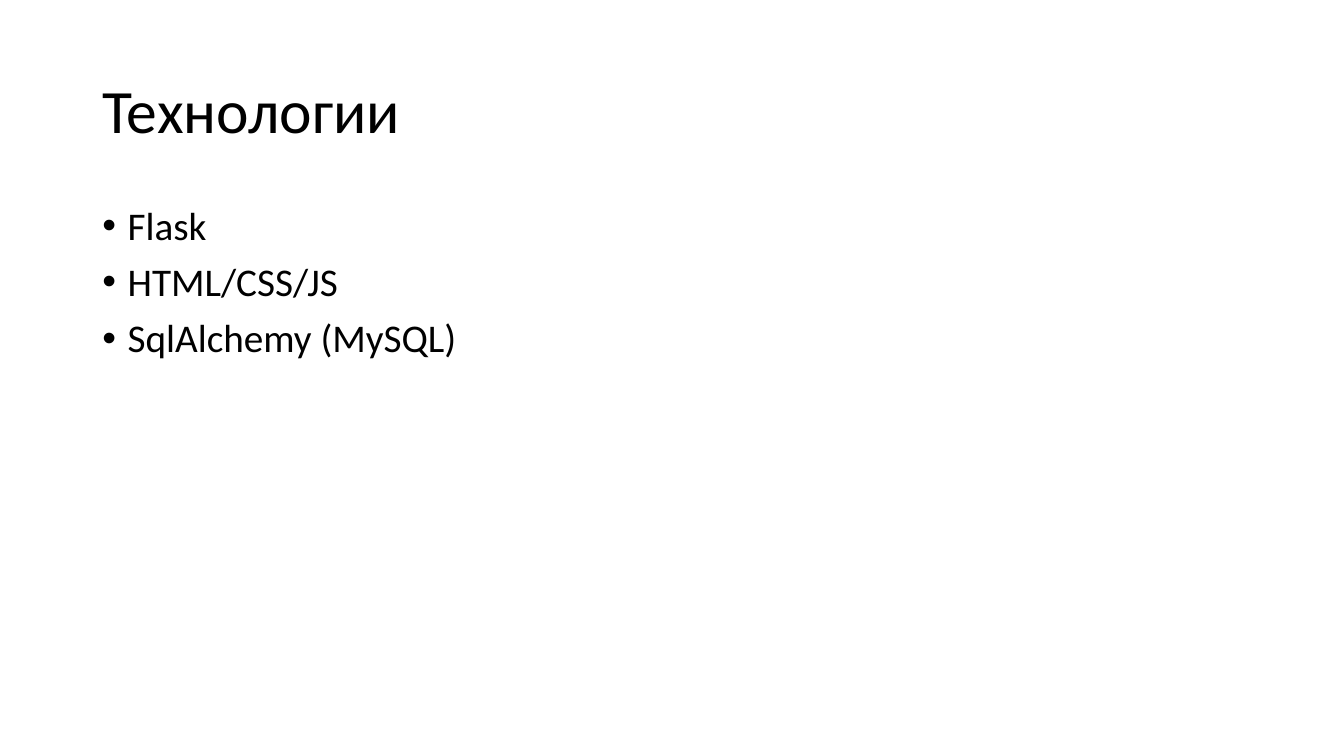
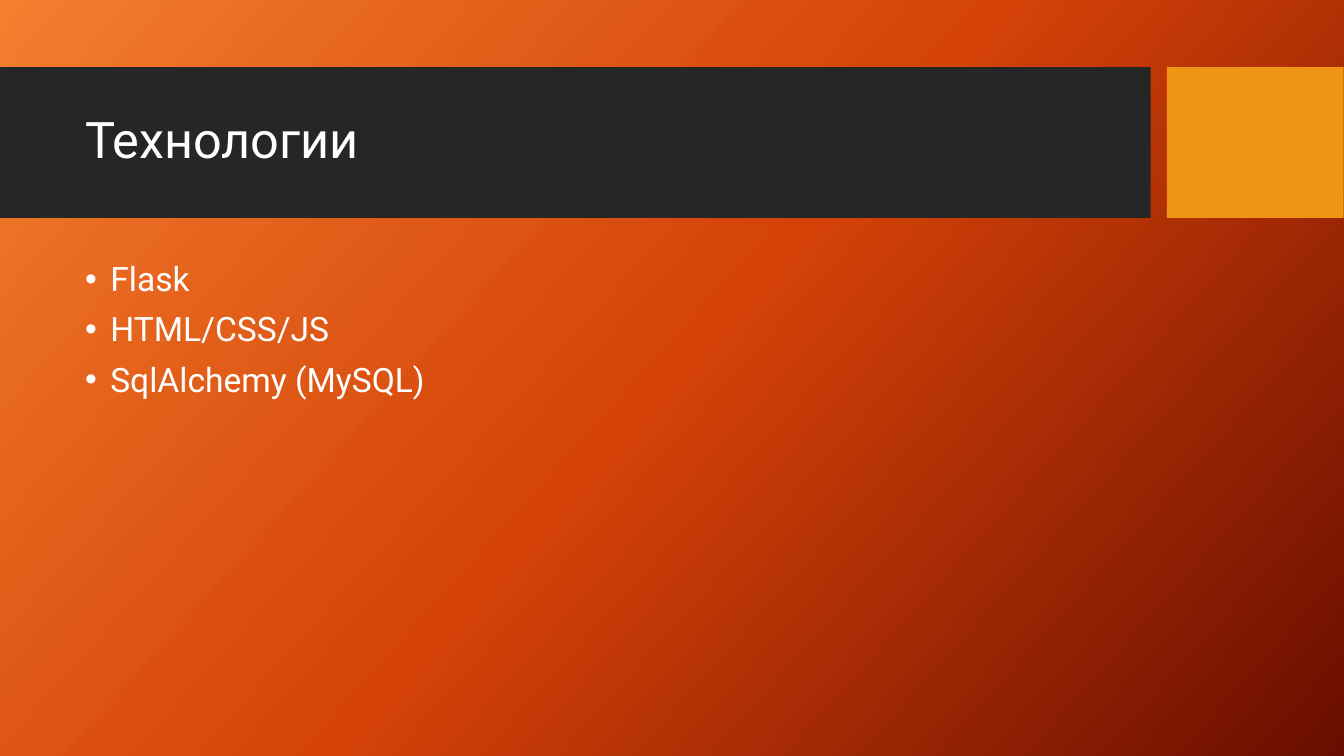
Before and after one commit to lycayan18/Zamkadishi_Marketplace, a slide deck: slide 5 of docs/Vodorod Store.pptx. Drawn at 1344x756 pixels with LibreOffice and Linux fonts; fonts in the diff are those of the drawing; background and template pictures are left out. Boxes give left, top, right and bottom in pixels: in the first picture for what was removed or moved away, otherwise in the second. Text is boxed around its words. In the diff, an @@ line names an element or a change of style, - is before the commit and + after.

```diff
--- a/docs/Vodorod Store.pptx
+++ b/docs/Vodorod Store.pptx
@@ background #FFFFFF to picture (left out) @@
@@ rectangle added at <box>0,68,1150,219</box>, fill #262626 @@
@@ title "Технологии": place and size @@
-title "Технологии" at <box>102,93,399,134</box>
+title "Технологии" at <box>85,122,359,159</box>
@@ title "Технологии" at <box>85,122,359,159</box>: size 44 to 36 pt, font Calibri to Roboto, text colour #000000 to #FFFFFF @@
@@ rectangle added at <box>1168,68,1344,219</box>, fill #F09415 @@
@@ text "Flask": place and size @@
-text "Flask" at <box>128,212,457,359</box>
+text "Flask" at <box>110,265,425,400</box>
@@ text "Flask" at <box>110,265,425,400</box>: size 28 to 24 pt, font Calibri to Roboto, text colour #000000 to #FFFFFF @@
```
Also in this commit, not shown: 6 other slides changed, 1 slide removed, 1 other file.
